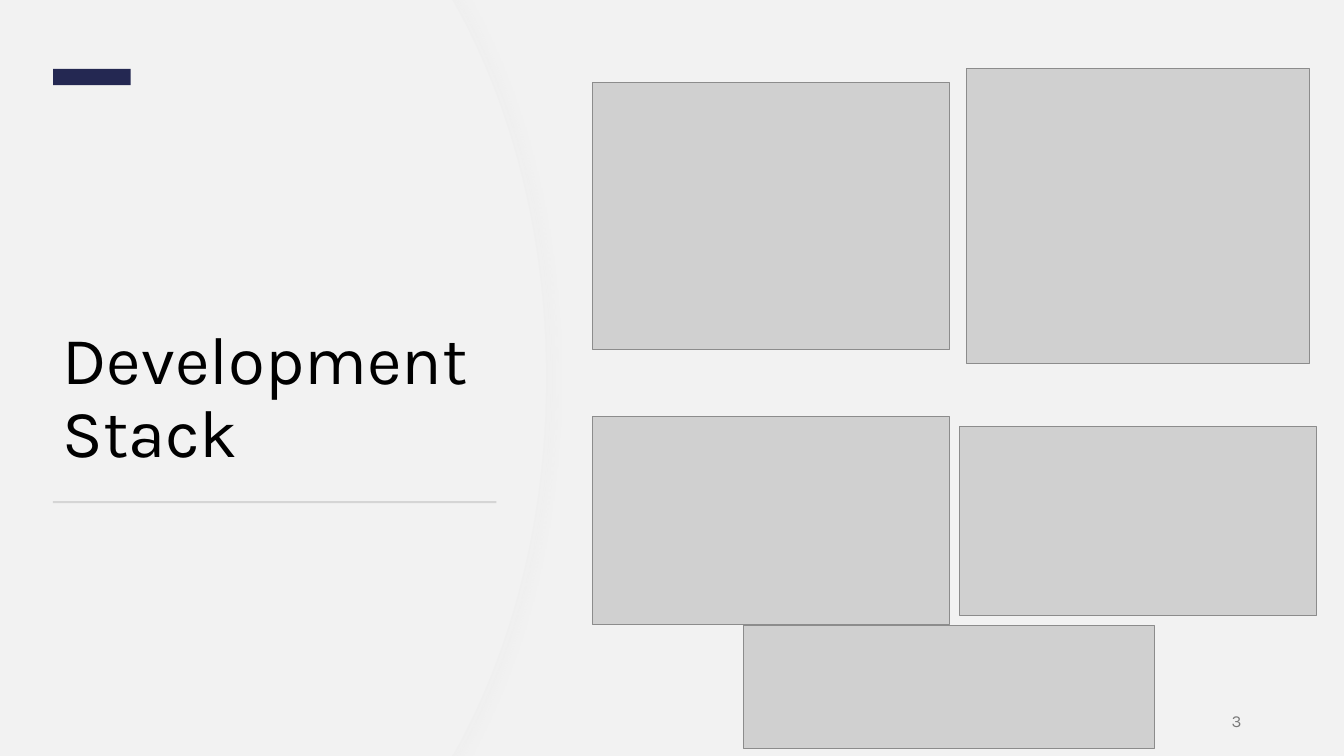
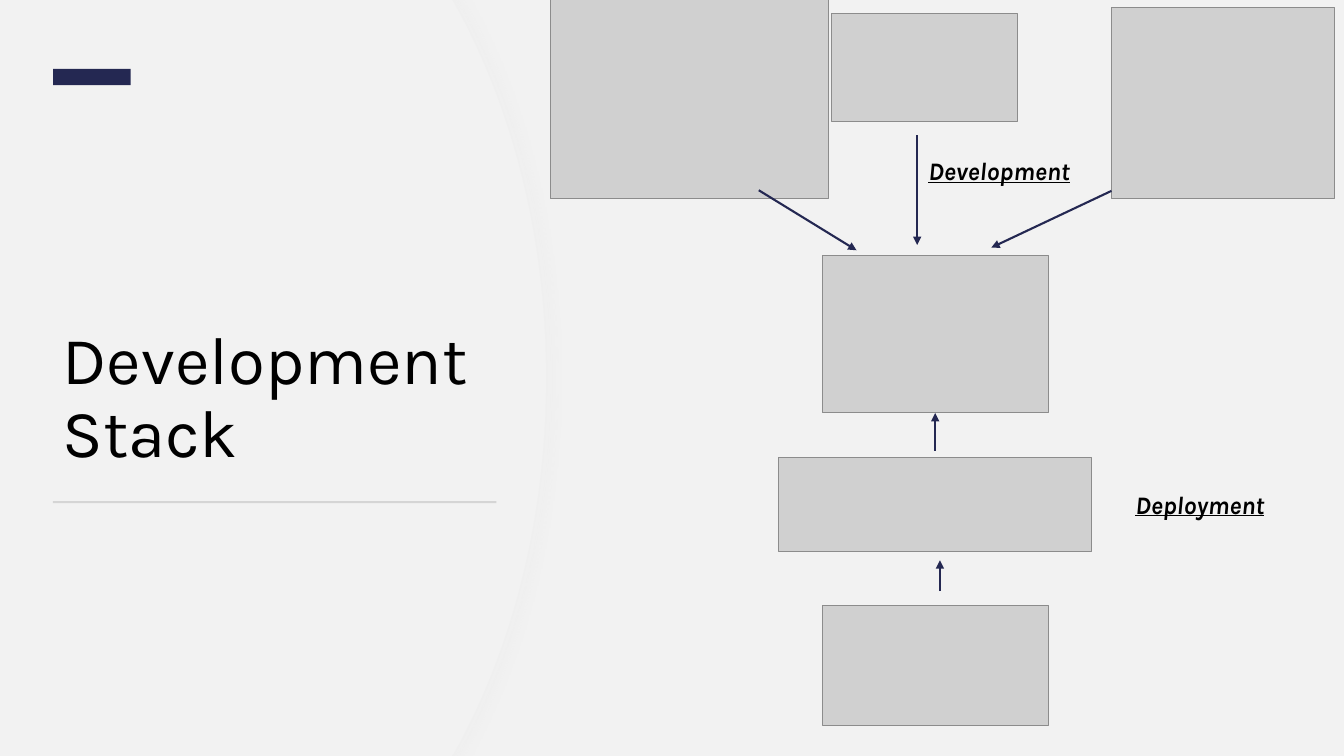
Before and after one commit to jjdeuce06/VulcanActivityTracker, a slide deck: slide 3 of Documentation/FinalPresentation/VulcanActivityTracker-Group2.pptx. Drawn at 1344x756 pixels with LibreOffice and Linux fonts; fonts in the diff are those of the drawing; grey boxes stand for pictures. Boxes give left, top, right and bottom in pixels: in the first picture for what was removed or moved away, otherwise in the second. Text is boxed around its words. In the diff, an @@ line names an element or a change of style, - is before the commit and + after.

Commit message:
slide update

```diff
--- a/Documentation/FinalPresentation/VulcanActivityTracker-Group2.pptx
+++ b/Documentation/FinalPresentation/VulcanActivityTracker-Group2.pptx
@@ picture: place and size @@
-picture at (593,83,950,350)
+picture at (551,0,829,199)
@@ picture: place and size @@
-picture at (593,416,950,625)
+picture at (832,13,1017,122)
@@ picture: place and size @@
-picture at (966,69,1310,363)
+picture at (1111,7,1335,199)
@@ arrow added from (918, 135) to (918, 245), #242852 1.5 pt @@
@@ text added at (928,162,1069,186), 18 pt, text #000000, bold, italic, underline @@
+Development
@@ arrow added from (759, 191) to (857, 250), #242852 1.5 pt @@
@@ arrow added from (1112, 191) to (991, 248), #242852 1.5 pt @@
@@ picture added at (823,255,1050,412) @@
@@ arrow added from (936, 451) to (936, 413), #242852 1.5 pt @@
@@ picture: place and size @@
-picture at (744,625,1155,748)
+picture at (778,458,1092,552)
@@ text added at (1135,496,1264,520), 18 pt, text #000000, bold, italic, underline @@
+Deployment
@@ arrow added from (940, 591) to (940, 561), #242852 1.5 pt @@
@@ picture: place and size @@
-picture at (960,426,1317,615)
+picture at (823,606,1050,726)
@@ page number removed at (1232,716,1242,727) @@
-3
```
Also in this commit, not shown: 2 other slides changed.
